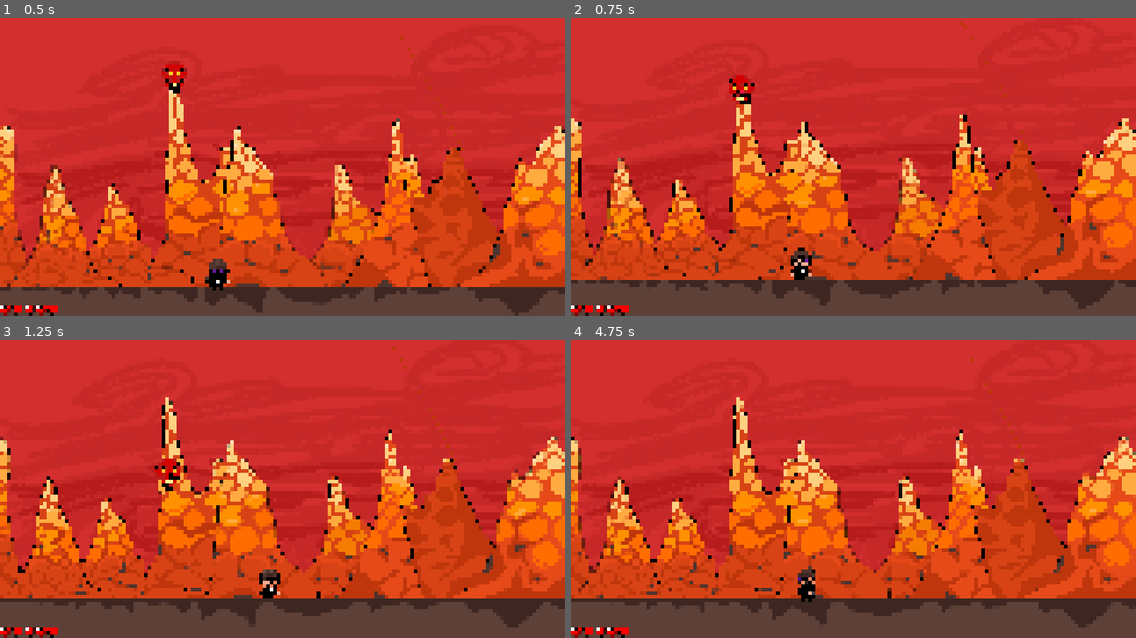
Above: before the commit, frames 1-4 (two rows, left to right).
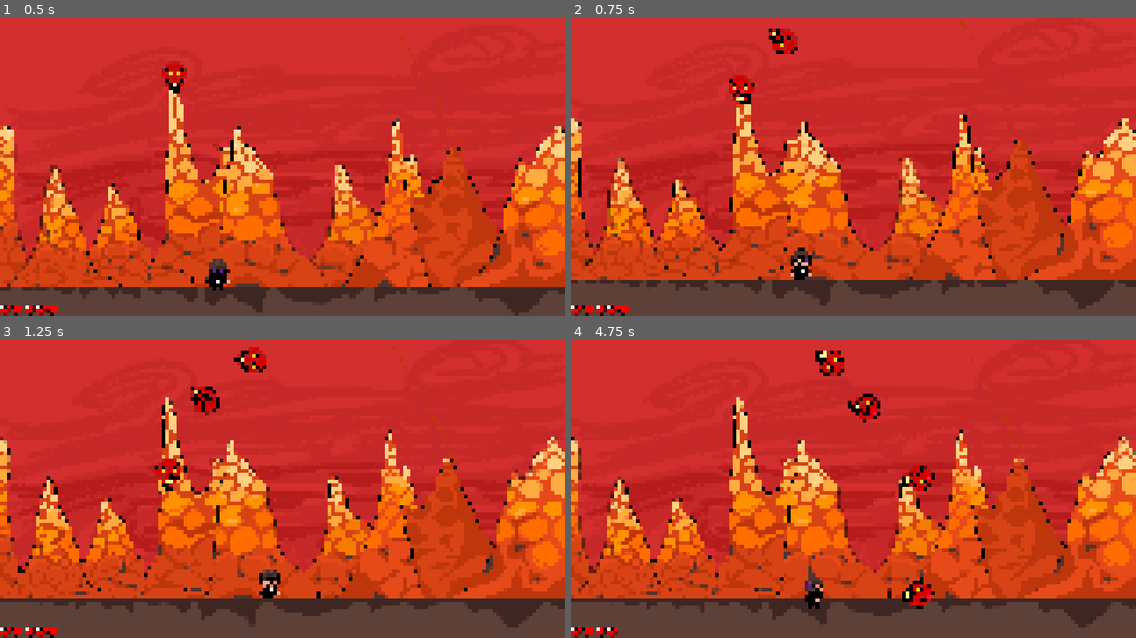
Above: after the commit, the same moments.

Repository: MuriloZF/ggj26
Game: Godot game, scene res://boss_fight.tscn
The game is run twice, just before and just after one commit, with the same random seed, the same clock (stepped at 60 frames per second) and the same inputs. This scene is started directly instead of the project's main scene.
Inputs (mouse positions are in pixels of both pictures, inside the frame that each line leads up to):
- Up to frame 1 (0.5 s): no input
- Up to frame 2 (0.75 s): move the mouse to (977, 152) at 0.52 s; hold D (right) from 0.53 s (still down); click (977, 152) at 0.6 s
- Up to frame 3 (1.25 s): keep holding D (right)
- Up to frame 4 (4.75 s): move the mouse to (740, 503) at 1.27 s; release D (right) at 1.28 s; hold S (down) 1.28-2.03 s; click (740, 503) at 1.35 s; move the mouse to (910, 423) at 2.02 s; hold D (right) 2.03-2.78 s; click (910, 423) at 2.1 s; move the mouse to (825, 548) at 2.77 s; hold W (up) 2.78-3.53 s; click (825, 548) at 2.85 s; move the mouse to (1023, 533) at 3.52 s; hold A (left) from 3.53 s (still down); click (1023, 533) at 3.6 s; move the mouse to (684, 444) at 4.27 s; click (684, 444) at 4.35 s

Frame 1 is identical in both runs. In frame 2, 0.4% of the frame differs, in the area x 35-41%, y 3-13%; in frame 3, 0.7%; in frame 4, 1.8%, in the area x 8-65%, y 3-100%.

Commit message:
project finished

Diff:
--- a/boss_fight.gd
+++ b/boss_fight.gd
@@ -11,6 +11,24 @@
 }
 
 var difficultLevel
+
+func update_difficult():
+	match difficultLevel:
+		difficult.easy:
+			$fightTimer.wait_time = 15
+			$maskTimer.wait_time = 0.5
+		difficult.medium:
+			$fightTimer.wait_time = 20
+			$maskTimer.wait_time = 0.4
+		difficult.hard:
+			$fightTimer.wait_time = 25
+			$maskTimer.wait_time = 0.3
+		difficult.very_hard:
+			$fightTimer.wait_time = 30
+			$maskTimer.wait_time = 0.2
+		difficult.ultra_very_hard:
+			$fightTimer.wait_time = 30
+			$maskTimer.wait_time = 0.15
 
 func _ready():
 	if GameState.hannyaFight:
@@ -34,53 +52,18 @@
 	else:
 		difficultLevel = difficult.ultra_very_hard
 
-func update_difficult():
-	match difficultLevel:
-		difficult.easy:
-			$fightTimer.wait_time = 15
-			$maskTimer.wait_time = 0.5
-		difficult.medium:
-			$fightTimer.wait_time = 20
-			$maskTimer.wait_time = 0.4
-		difficult.hard:
-			$fightTimer.wait_time = 25
-			$maskTimer.wait_time = 0.3
-		difficult.very_hard:
-			$fightTimer.wait_time = 30
-			$maskTimer.wait_time = 0.2
-		difficult.ultra_very_hard:
-			$fightTimer.wait_time = 30
-			$maskTimer.wait_time = 0.15
-
-
 func end_fight():
 	get_tree().call_group("mask", "queue_free")
 
-func _on_mask_timer_timeoutNormal() -> void:
-	if !GameState.hannyaFight:
-		var mask = maskScene.instantiate()
-		var spawnLocation = $maskPath/maskSpawnLocation
-		if $player.position.x > 0:
-			spawnLocation.progress_ratio = $player.position.x
-		else:
-			spawnLocation.progress_ratio = randf()
-		mask.position = spawnLocation.position
-		var direction = spawnLocation.rotation + PI / 2
-		direction += randf_range(-PI / 4, PI / 4)
-		mask.rotation = direction
-		var velocity = Vector2(randf_range(150.0, 250.0), 0.0)
-		mask.linear_velocity = velocity.rotated(direction)
-		add_child(mask)
-		mask.maskHit.connect($player._on_mask_mask_hit)
-	else:
-		var mask = maskScene.instantiate()
-		var spawn_y = $maskPath/maskSpawnLocation.global_position.y
-		mask.global_position = Vector2($player.global_position.x, spawn_y)
-		var direction = Vector2.DOWN.rotated(randf_range(-PI / 4, PI / 4))
-		mask.rotation = direction.angle()
-		mask.linear_velocity = direction * randf_range(150.0, 250.0)
-		add_child(mask)
-		mask.maskHit.connect(Callable($player, "_on_mask_mask_hit"))
+func _on_mask_timer_timeout() -> void:
+	var mask = maskScene.instantiate()
+	var spawn_y = $maskPath/maskSpawnLocation.global_position.y
+	mask.global_position = Vector2($player.global_position.x, spawn_y)
+	var direction = Vector2.DOWN.rotated(randf_range(-PI / 4, PI / 4))
+	mask.rotation = direction.angle()
+	mask.linear_velocity = direction * randf_range(150.0, 250.0)
+	add_child(mask)
+	mask.maskHit.connect(Callable($player, "_on_mask_mask_hit"))
 
 
 func _on_fight_timer_timeout() -> void:
--- a/credits.tscn
+++ b/credits.tscn
@@ -1,7 +1,10 @@
-[gd_scene format=3 uid="uid://cmj24d63bfg5l"]
+[gd_scene load_steps=2 format=3 uid="uid://cmj24d63bfg5l"]
+
+[ext_resource type="Texture2D" uid="uid://55hhkk3x3yyb" path="res://Sprites/credits.jpeg" id="1_nm7lk"]
 
 [node name="Credits" type="Node"]
 
 [node name="credits" type="TextureRect" parent="."]
-offset_right = 40.0
-offset_bottom = 40.0
+offset_right = 4080.0
+offset_bottom = 2128.0
+texture = ExtResource("1_nm7lk")
--- a/menu.gd
+++ b/menu.gd
@@ -7,6 +7,8 @@
 	$mouse.position = mouse_pos
 	if dentro_da_area and Input.is_action_just_pressed("select"):
 		get_tree().change_scene_to_file("res://main.tscn")
+	if Input.is_action_just_pressed("start"):
+		get_tree().change_scene_to_file("res://main.tscn")
 
 func _on_jogar_area_entered(area: Area2D) -> void:
 	dentro_da_area = true
--- a/menu.tscn
+++ b/menu.tscn
@@ -1,11 +1,12 @@
-[gd_scene load_steps=6 format=3 uid="uid://cjk1n87sq2igu"]
+[gd_scene load_steps=7 format=3 uid="uid://cjk1n87sq2igu"]
 
 [ext_resource type="Script" uid="uid://dtrl1syrxm23i" path="res://menu.gd" id="1_lti8b"]
+[ext_resource type="Texture2D" uid="uid://bl0facn6edw1r" path="res://Sprites/play.png" id="2_4hy44"]
 [ext_resource type="Texture2D" uid="uid://htuqwu7uj5hl" path="res://Sprites/Backgrounds/backgroundBattle.png" id="2_mae5d"]
 [ext_resource type="Texture2D" uid="uid://ds7dvtahi1n4h" path="res://Sprites/logo.png" id="3_4hy44"]
 
 [sub_resource type="RectangleShape2D" id="RectangleShape2D_vsb4k"]
-size = Vector2(88, 40)
+size = Vector2(64, 59.783115)
 
 [sub_resource type="CircleShape2D" id="CircleShape2D_lti8b"]
 
@@ -16,33 +17,16 @@
 position = Vector2(688, 512)
 scale = Vector2(2, 1.552)
 
-[node name="Label" type="Label" parent="playButton"]
+[node name="CollisionShape2D" type="CollisionShape2D" parent="playButton"]
 z_index = 1
-offset_left = 592.0
-offset_top = 221.64949
-offset_right = 746.0
-offset_bottom = 309.64948
-scale = Vector2(2, 1.552)
-theme_override_colors/font_color = Color(0, 0, 0, 1)
-theme_override_font_sizes/font_size = 32
-text = "PLAY"
-horizontal_alignment = 1
-vertical_alignment = 1
-metadata/_edit_use_anchors_ = true
-
-[node name="ColorRect" type="ColorRect" parent="playButton"]
-offset_left = 656.0
-offset_top = 262.8866
-offset_right = 744.0
-offset_bottom = 302.8866
-scale = Vector2(2, 1.552)
-color = Color(0.9928413, 0.99944586, 0.9757342, 1)
-metadata/_edit_use_anchors_ = true
-
-[node name="CollisionShape2D" type="CollisionShape2D" parent="playButton"]
-position = Vector2(744, 293.8144)
+position = Vector2(748, 288.65985)
 scale = Vector2(2, 1.552)
 shape = SubResource("RectangleShape2D_vsb4k")
+
+[node name="Sprite2D" type="Sprite2D" parent="playButton"]
+position = Vector2(748, 268.04123)
+scale = Vector2(1.1696696, 1.3659794)
+texture = ExtResource("2_4hy44")
 
 [node name="mouse" type="Area2D" parent="."]
 
--- a/player.gd
+++ b/player.gd
@@ -85,4 +85,5 @@
 	velocity.y += 10
 	if health <= 0:
 		queue_free()
+	$hit.play()
 	$healthCanvas/heartContainer.takeDamage(health)
--- a/player.tscn
+++ b/player.tscn
@@ -68,22 +68,22 @@
 radius = 45.0
 height = 96.0
 
-[node name="player" type="CharacterBody2D" unique_id=1376440920]
+[node name="player" type="CharacterBody2D"]
 collision_mask = 2
 script = ExtResource("1_onrkg")
 
-[node name="playerAnimation" type="AnimatedSprite2D" parent="." unique_id=982353084]
+[node name="playerAnimation" type="AnimatedSprite2D" parent="."]
 scale = Vector2(0.1, 0.1)
 sprite_frames = SubResource("SpriteFrames_hqtel")
 animation = &"idle"
 
-[node name="playerCollision" type="CollisionShape2D" parent="." unique_id=759964912 groups=["player"]]
+[node name="playerCollision" type="CollisionShape2D" parent="." groups=["player"]]
 scale = Vector2(0.99999994, 0.99999994)
 shape = SubResource("CapsuleShape2D_sweqy")
 
-[node name="healthCanvas" type="CanvasLayer" parent="." unique_id=1941281843]
+[node name="healthCanvas" type="CanvasLayer" parent="."]
 
-[node name="heartContainer" type="HBoxContainer" parent="healthCanvas" unique_id=701146403]
+[node name="heartContainer" type="HBoxContainer" parent="healthCanvas"]
 anchors_preset = 2
 anchor_top = 1.0
 anchor_bottom = 1.0
@@ -92,32 +92,34 @@
 grow_vertical = 0
 script = ExtResource("11_ivps1")
 
-[node name="heart1" type="TextureRect" parent="healthCanvas/heartContainer" unique_id=1087062247]
+[node name="heart1" type="TextureRect" parent="healthCanvas/heartContainer"]
 layout_mode = 2
 texture = ExtResource("12_urp6f")
 expand_mode = 3
 
-[node name="heart2" type="TextureRect" parent="healthCanvas/heartContainer" unique_id=1630960430]
+[node name="heart2" type="TextureRect" parent="healthCanvas/heartContainer"]
 layout_mode = 2
 texture = ExtResource("12_urp6f")
 expand_mode = 3
 
-[node name="heart3" type="TextureRect" parent="healthCanvas/heartContainer" unique_id=579296263]
+[node name="heart3" type="TextureRect" parent="healthCanvas/heartContainer"]
 layout_mode = 2
 texture = ExtResource("12_urp6f")
 expand_mode = 3
 
-[node name="heart4" type="TextureRect" parent="healthCanvas/heartContainer" unique_id=1159676671]
+[node name="heart4" type="TextureRect" parent="healthCanvas/heartContainer"]
 layout_mode = 2
 texture = ExtResource("12_urp6f")
 expand_mode = 3
 
-[node name="heart5" type="TextureRect" parent="healthCanvas/heartContainer" unique_id=900550723]
+[node name="heart5" type="TextureRect" parent="healthCanvas/heartContainer"]
 layout_mode = 2
 texture = ExtResource("12_urp6f")
 expand_mode = 3
 
-[node name="music" type="AudioStreamPlayer2D" parent="." unique_id=298895778]
+[node name="music" type="AudioStreamPlayer2D" parent="."]
 stream = ExtResource("13_urp6f")
 autoplay = true
 playback_type = 1
+
+[node name="hit" type="AudioStreamPlayer2D" parent="."]
--- a/project.godot
+++ b/project.godot
@@ -81,6 +81,11 @@
 "events": [Object(InputEventMouseButton,"resource_local_to_scene":false,"resource_name":"","device":-1,"window_id":0,"a …(258 unchanged characters)…
 ]
 }
+start={
+"deadzone": 0.5,
+"events": [Object(InputEventJoypadButton,"resource_local_to_scene":false,"resource_name":"","device":-1,"button_index":6,"pressure":0.0,"pressed":false,"script":null)
+]
+}
 
 [layer_names]
 
Binary file added: Sprites/credits.jpeg
Not shown, added: Sprites/credits.jpeg.import
Binary file added: Sprites/play.png
Not shown, added: Sprites/play.png.import
Not shown: 1 places in player.tscn that only renumber resources
